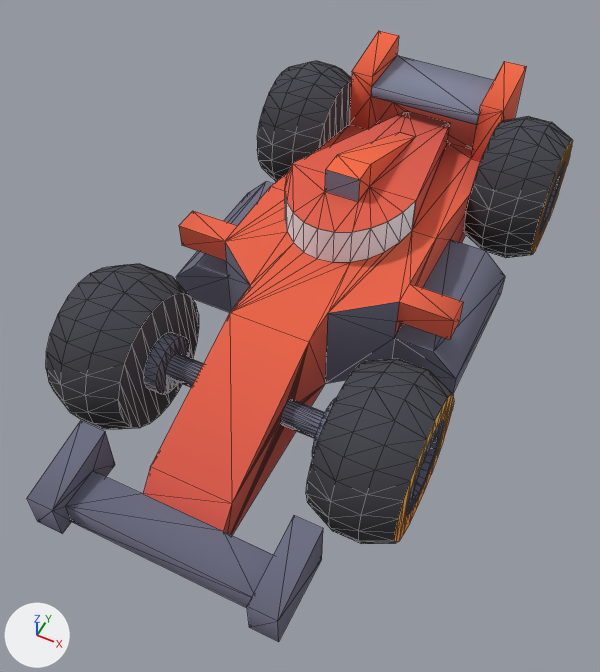
Before and after pictures for a commit that changed the glTF model drive-world/public/models/kenney/race.glb.
Both versions are drawn from a camera (50 mm lens) standing at (0.95, -2.13, 2.57) and looking at (-0.01, -0.22, 0.19). The lights are fixed; the arrows at lower left show +X, +Y and +Z. The picture after the commit comes second. Mesh edges are drawn as thin lines. Vertices at exactly the same position are counted once.

Objects in the first picture: 'body', 'wheel-back-left', 'wheel-back-right', 'wheel-front-left', 'wheel-front-right'.
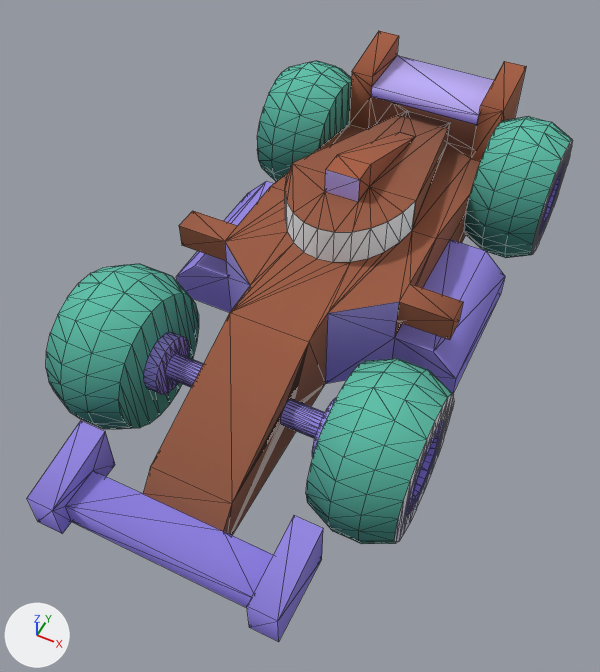
Changed parts and their boxes [x1, y1, x2, y2] in the pictures (600 x 672 px; the box of a moved part takes in the faces that stretch with it):
part 1 of me_body, surface changed
    both: [27, 31, 526, 642]
part 2 of me_wheel_back_left, moved or reshaped
    both: [533, 145, 572, 254]
part 3 of me_wheel_back_left, moved or reshaped
    both: [545, 125, 572, 172]
part 4 of me_wheel_back_left, surface changed (grey to cyan)
    both: [464, 116, 573, 258]
part 5 of me_wheel_back_right, moved or reshaped
    both: [270, 67, 302, 92]
part 6 of me_wheel_back_right, surface changed (grey to cyan)
    both: [257, 61, 351, 182]
part 7 of me_wheel_front_left, moved or reshaped
    both: [404, 395, 452, 533]
part 8 of me_wheel_front_left, moved or reshaped
    both: [405, 384, 448, 449]
part 9 of me_wheel_front_left, surface changed (grey to cyan)
    both: [306, 359, 454, 544]
part 10 of me_wheel_front_right, moved or reshaped
    both: [58, 273, 100, 314]
part 11 of me_wheel_front_right, surface changed (grey to cyan)
    both: [46, 264, 199, 429]

What changed in the scene script:
```text
Change me_body:
    where me_body.from_pydata(...)  # 363 vertices, 624 faces; spans x -0.6..0.6, y -1.28..1.28, z 0.0..0.63
    me_body part 1: texture (UV) coordinates of 600 of 624 faces, centred in x -0.6..0.6, y -1.28..1.28, z 0.0..0.63, changed; they spanned u 0.47..0.84, v 0.27..0.73 and now span u 0.09..0.72, v 0.02..0.73
Change me_wheel_front_left:
    where me_wheel_front_left.from_pydata(...)  # 202 vertices, 332 faces; spans x 0.0..0.3, y -0.3..0.3, z -0.3..0.3
    me_wheel_front_left part 7
    me_wheel_front_left.vertices[28].co: (0.2, -0.078, -0.29) -> (0.2, 0.0, -0.3)
    me_wheel_front_left.vertices[29].co: (0.3, -0.066, -0.246) -> (0.2, -0.078, -0.29)  # pixel (410, 522) -> not seen
    me_wheel_front_left.vertices[30].co: (0.2, 0.0, -0.3) -> (0.3, 0.0, -0.255)  # not seen -> pixel (416, 508)
    me_wheel_front_left.vertices[31].co: (0.3, 0.0, -0.255) -> (0.3, -0.066, -0.246)  # pixel (416, 508) -> pixel (410, 522)
    me_wheel_front_left.vertices[66].co: (0.2, 0.212, -0.212) -> (0.3, 0.127, -0.221)  # not seen -> pixel (431, 474)
    me_wheel_front_left.vertices[67].co: (0.3, 0.18, -0.18) -> (0.2, 0.212, -0.212)  # pixel (437, 457) -> not seen
    me_wheel_front_left.vertices[68].co: (0.3, 0.127, -0.221) -> (0.3, 0.18, -0.18)  # pixel (431, 474) -> pixel (437, 457)
    me_wheel_front_left part 8: 2 of 202 vertices moved; they spanned x 0.3, y 0.0..0.066, z 0.246..0.255 and now span x 0.3, y 0.0..0.066, z 0.246..0.255; mean shift (0.0, 0.0, 0.0); largest move (0.3, 0.0, 0.255) -> (0.3, 0.066, 0.246)
    me_wheel_front_left part 9: 270 kept faces spanning x 0.0..0.3, y -0.3..0.3, z -0.3..0.3 get new texture (UV) coordinates
Change me_wheel_front_right:
    where me_wheel_front_right.from_pydata(...)  # 202 vertices, 332 faces; spans x -0.3..0.0, y -0.3..0.3, z -0.3..0.3
    me_wheel_front_right part 10: 2 of 202 vertices moved; they spanned x -0.3, y -0.066..0.0, z 0.246..0.255 and now span x -0.3, y -0.066..0.0, z 0.246..0.255; mean shift (0.0, 0.0, 0.0); largest move (-0.3, 0.0, 0.255) -> (-0.3, -0.066, 0.246)
    me_wheel_front_right part 11: 270 kept faces spanning x -0.3..0.0, y -0.3..0.3, z -0.3..0.3 get new texture (UV) coordinates
Change me_wheel_back_left:
    where me_wheel_back_left.from_pydata(...)  # 202 vertices, 332 faces; spans x 0.0..0.3, y -0.3..0.3, z -0.3..0.3
    me_wheel_back_left part 2
    me_wheel_back_left.vertices[28].co: (0.2, -0.078, -0.29) -> (0.2, 0.0, -0.3)
    me_wheel_back_left.vertices[29].co: (0.3, -0.066, -0.246) -> (0.2, -0.078, -0.29)  # pixel (535, 250) -> not seen
    me_wheel_back_left.vertices[30].co: (0.2, 0.0, -0.3) -> (0.3, 0.0, -0.255)  # not seen -> pixel (539, 242)
    me_wheel_back_left.vertices[31].co: (0.3, 0.0, -0.255) -> (0.3, -0.066, -0.246)  # pixel (539, 242) -> pixel (535, 250)
    me_wheel_back_left.vertices[66].co: (0.2, 0.212, -0.212) -> (0.3, 0.127, -0.221)  # not seen -> pixel (548, 220)
    me_wheel_back_left.vertices[67].co: (0.3, 0.18, -0.18) -> (0.2, 0.212, -0.212)  # pixel (553, 207) -> not seen
    me_wheel_back_left.vertices[68].co: (0.3, 0.127, -0.221) -> (0.3, 0.18, -0.18)  # pixel (548, 220) -> pixel (553, 207)
    me_wheel_back_left part 3: 2 of 202 vertices moved; they spanned x 0.3, y 0.0..0.066, z 0.246..0.255 and now span x 0.3, y 0.0..0.066, z 0.246..0.255; mean shift (0.0, 0.0, 0.0); largest move (0.3, 0.0, 0.255) -> (0.3, 0.066, 0.246)
    me_wheel_back_left part 4: 270 kept faces spanning x 0.0..0.3, y -0.3..0.3, z -0.3..0.3 get new texture (UV) coordinates
Change me_wheel_back_right:
    where me_wheel_back_right.from_pydata(...)  # 202 vertices, 332 faces; spans x -0.3..0.0, y -0.3..0.3, z -0.3..0.3
    me_wheel_back_right part 5: 2 of 202 vertices moved; they spanned x -0.3, y -0.066..0.0, z 0.246..0.255 and now span x -0.3, y -0.066..0.0, z 0.246..0.255; mean shift (0.0, 0.0, 0.0); largest move (-0.3, 0.0, 0.255) -> (-0.3, -0.066, 0.246)
    me_wheel_back_right part 6: 270 kept faces spanning x -0.3..0.0, y -0.3..0.3, z -0.3..0.3 get new texture (UV) coordinates
```
